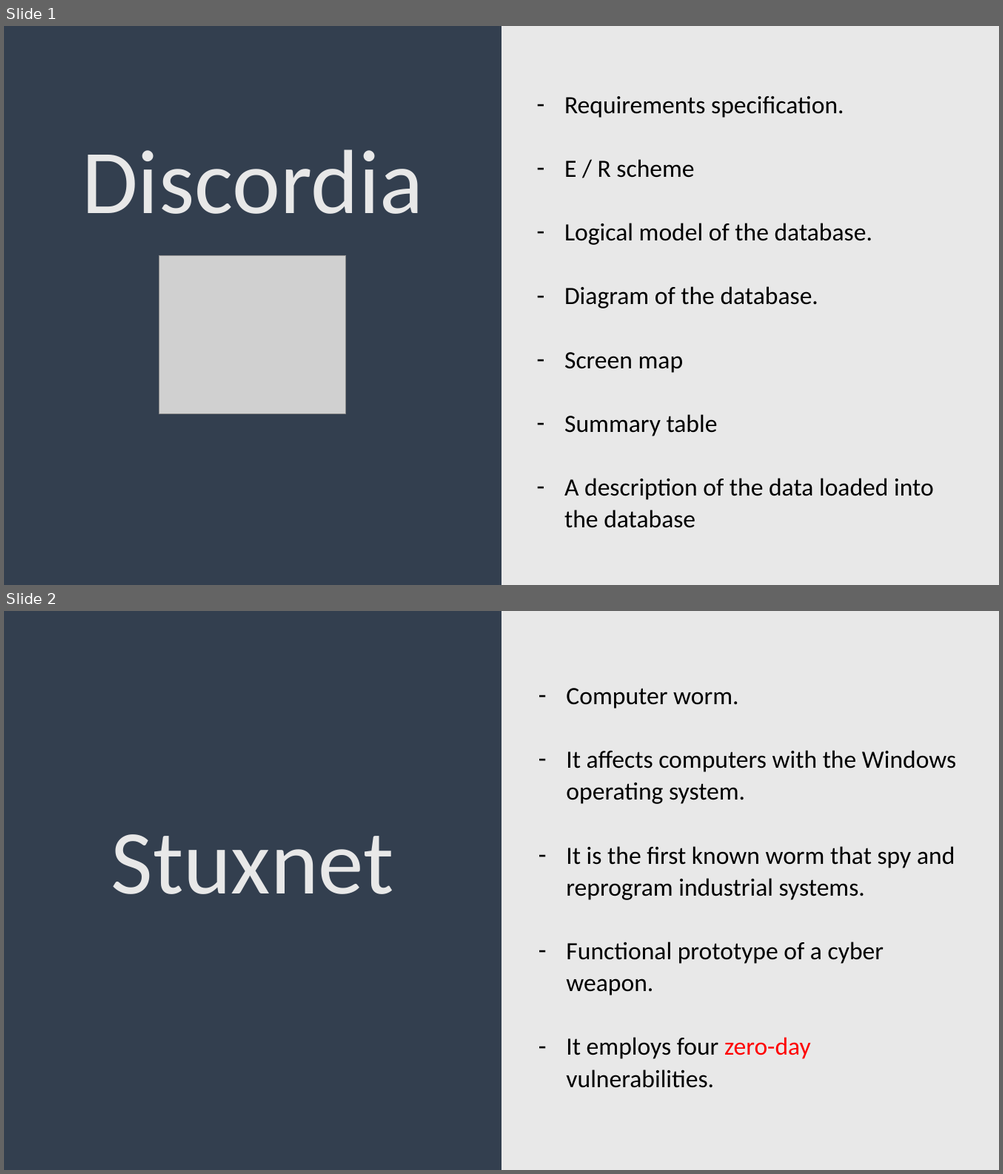
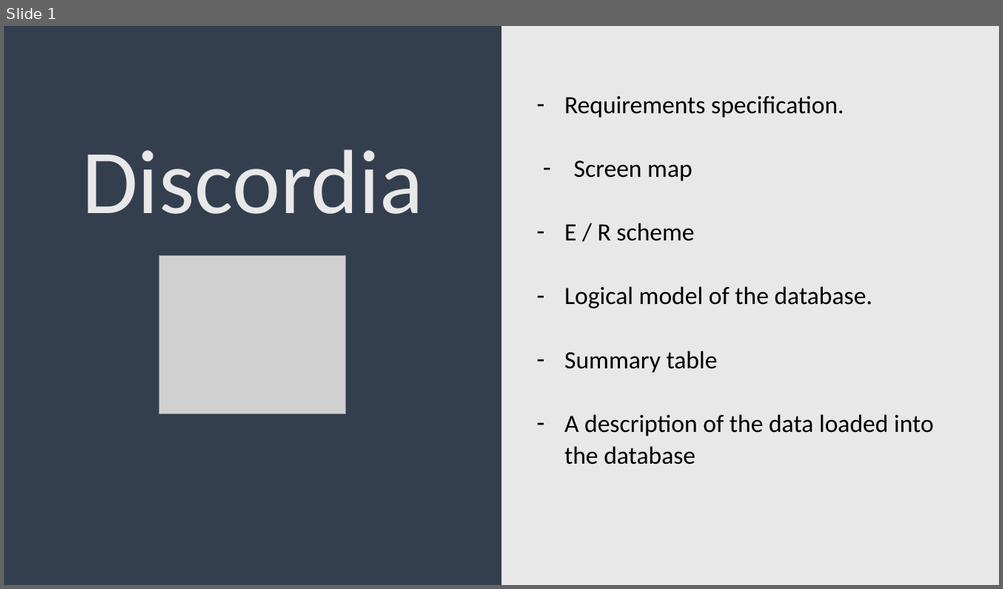
Before and after one commit to DaniGFClase/Operacion-Discordia, a slide deck: documentation/Exposition.pptx. Shown one above the other, each under a label of ours: slides 1 and 2 before the commit, slide 1 after it. The pictures are 1003x1174 and 1003x589 pixels, drawn with LibreOffice and Linux fonts; fonts in the diff are those of the drawing; grey boxes stand for pictures. Boxes give left, top, right and bottom in pixels: in the first picture for what was removed or moved away, otherwise in the second. Text is boxed around its words. In the diff, an @@ line names an element or a change of style, - is before the commit and + after.

```diff
--- a/documentation/Exposition.pptx
+++ b/documentation/Exposition.pptx
@@ slide 2 removed at (4, 611, 999, 1170), background gradient #333F50 to #E8E8E8 @@
@@ text removed at (566, 688, 956, 1088) @@
-– Computer worm.
-– It affects computers with the Windows operating system.
-– It is the first known worm that spy and reprogram industrial systems.
-– Functional prototype of a cyber weapon.
-– It employs four zero-day vulnerabilities.
@@ text removed at (111, 834, 394, 894) @@
-Stuxnet
@@ slide 1 changed as well @@
@@ text at (564, 96, 933, 465): indent changed; less space between paragraphs @@
@@ text at (574, 161, 692, 181): paragraph added @@
+– Screen map
@@ text at (564, 286, 818, 373): paragraphs removed @@
-– Diagram of the database.
-– Screen map
```
Also in this commit, not shown: 10 slides added, 7 other slides removed, 4 other files.
